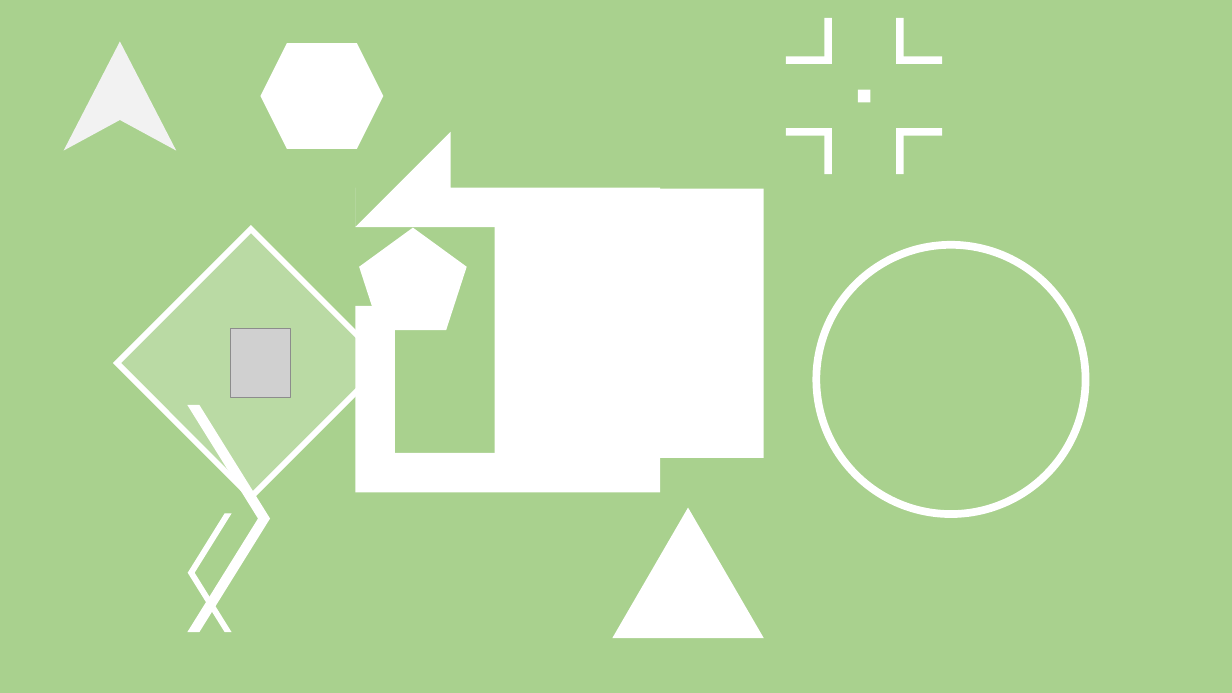
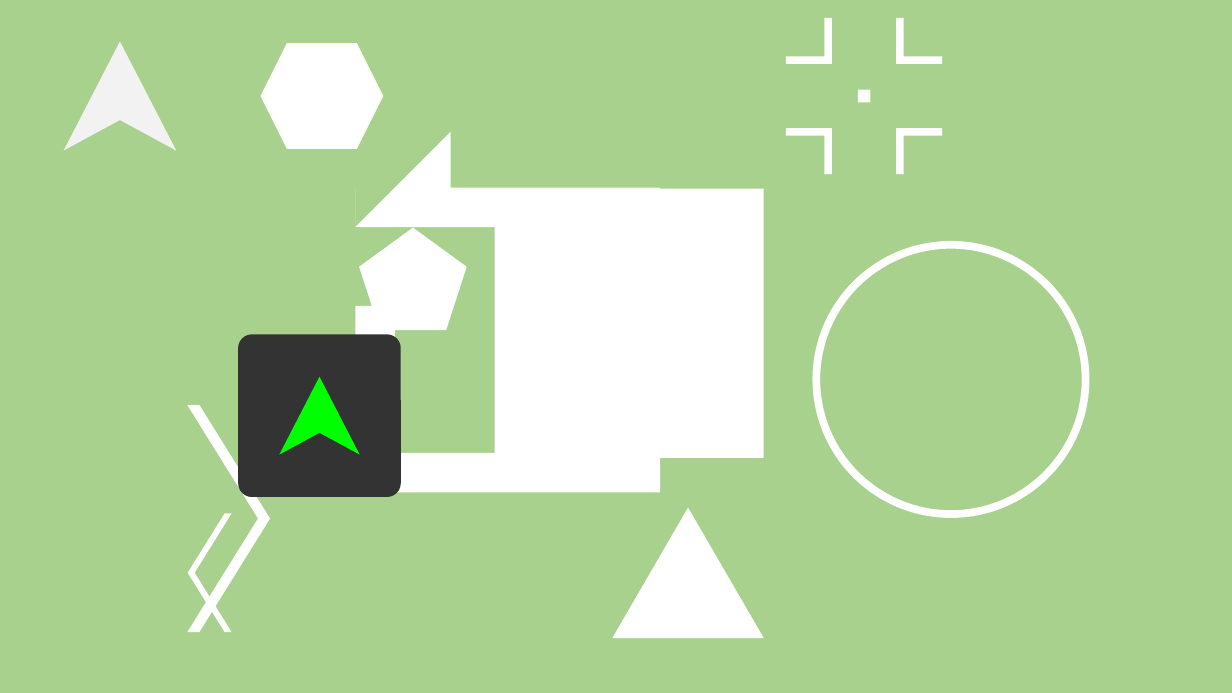
Before and after one commit to Hamster5295/PolyCollision, a slide deck: slide 1 of Texture_Flight.pptx. Drawn at 1232x693 pixels with LibreOffice and Linux fonts; fonts in the diff are those of the drawing; grey boxes stand for pictures. Boxes give left, top, right and bottom in pixels: in the first picture for what was removed or moved away, otherwise in the second. Text is boxed around its words. In the diff, an @@ line names an element or a change of style, - is before the commit and + after.

```diff
--- a/Texture_Flight.pptx
+++ b/Texture_Flight.pptx
@@ rectangle removed at (117,229,385,497) @@
@@ picture removed at (230,328,290,397) @@
@@ rounded rectangle added at (238,335,401,497), fill #333333 @@
@@ freeform shape added at (279,377,360,455), fill #00FF00 @@
```
Also in this commit, not shown: 1 slide added, 1 slide removed, 7 other files.
